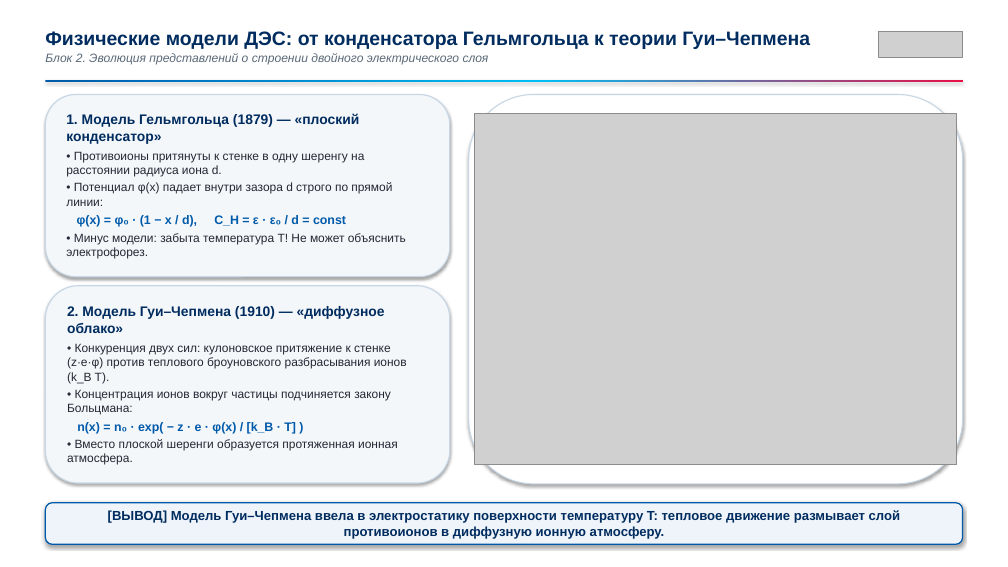
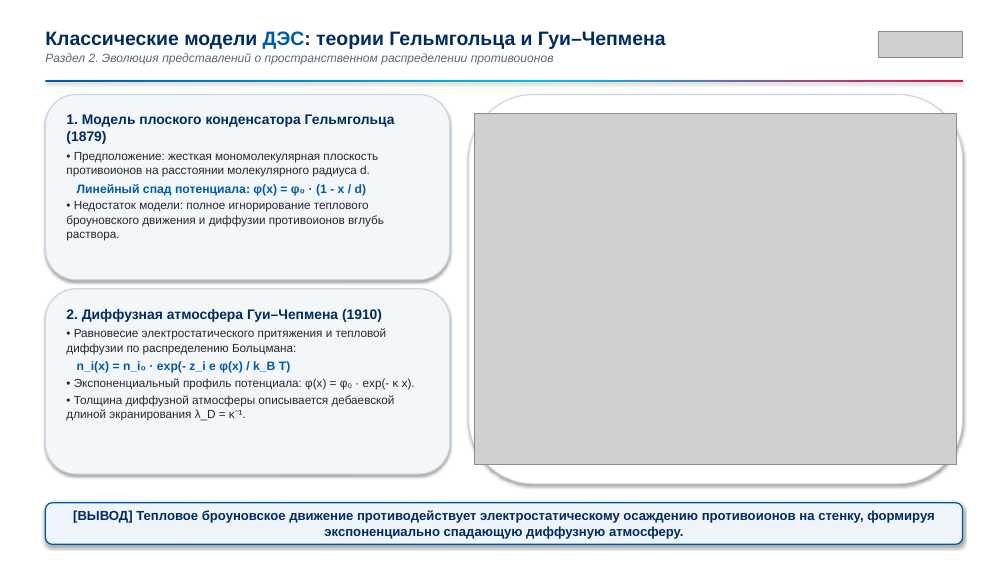
Before and after one commit to brattri3/nanophysics-course, a slide deck: slide 13 of course_materials/semester_4/lectures/lecture_03_colloids.pptx (slide 10 before the commit). Drawn at 1008x567 pixels with LibreOffice and Linux fonts; fonts in the diff are those of the drawing; grey boxes stand for pictures. Boxes give left, top, right and bottom in pixels: in the first picture for what was removed or moved away, otherwise in the second. Text is boxed around its words. In the diff, an @@ line names an element or a change of style, - is before the commit and + after.

```diff
--- a/course_materials/semester_4/lectures/lecture_03_colloids.pptx
+++ b/course_materials/semester_4/lectures/lecture_03_colloids.pptx
@@ text at (45,31,666,64): text changed; size 18.5 to 11.5 pt; text colour #002C5F to #5A6978; bold off; italic on @@
-Физические модели ДЭС: от конденсатора Гельмгольца к теории Гуи–Чепмена
-Блок 2. Эволюция представлений о строении двойного электрического слоя
+Классические модели ДЭС: теории Гельмгольца и Гуи–Чепмена
+Раздел 2. Эволюция представлений о пространственном распределении противоионов
@@ text in rounded rectangle at (66,114,395,241): text changed; size 11.4 to 11.2 pt @@
-1. Модель Гельмгольца (1879) — «плоский конденсатор»
-• Противоионы притянуты к стенке в одну шеренгу на расстоянии радиуса иона d.
-• Потенциал φ(x) падает внутри зазора d строго по прямой линии:
-φ(x) = φ₀ · (1 − x / d), C_H = ε · ε₀ / d = const
-• Минус модели: забыта температура T! Не может объяснить электрофорез.
+1. Модель плоского конденсатора Гельмгольца (1879)
+• Предположение: жесткая мономолекулярная плоскость противоионов на расстоянии молекулярного радиуса d.
+Линейный спад потенциала: φ(x) = φ₀ · (1 - x / d)
+• Недостаток модели: полное игнорирование теплового броуновского движения и диффузии противоионов вглубь раствора.
@@ rounded rectangle "2. Диффузная атмосфера Гуи–Чепмена (1910)": place and size @@
-rounded rectangle "2. Диффузная атмосфера Гуи–Чепмена (1910)" at (45,286,450,483)
+rounded rectangle "2. Диффузная атмосфера Гуи–Чепмена (1910)" at (45,289,450,474)
@@ text in rounded rectangle at (66,309,415,421): text changed; size 11.4 to 11.2 pt @@
-2. Модель Гуи–Чепмена (1910) — «диффузное облако»
-• Конкуренция двух сил: кулоновское притяжение к стенке (z·e·φ) против теплового броуновского разбрасывания ионов (k_B T).
-• Концентрация ионов вокруг частицы подчиняется закону Больцмана:
-n(x) = n₀ · exp( − z · e · φ(x) / [k_B · T] )
-• Вместо плоской шеренги образуется протяженная ионная атмосфера.
+2. Диффузная атмосфера Гуи–Чепмена (1910)
+• Равновесие электростатического притяжения и тепловой диффузии по распределению Больцмана:
+n_i(x) = n_i₀ · exp(- z_i e φ(x) / k_B T)
+• Экспоненциальный профиль потенциала: φ(x) = φ₀ · exp(- κ x).
+• Толщина диффузной атмосферы описывается дебаевской длиной экранирования λ_D = κ⁻¹.
@@ text in rounded rectangle at (73,510,934,539): text changed @@
-[ВЫВОД] Модель Гуи–Чепмена ввела в электростатику поверхности температуру T: тепловое движение размывает слой противоионов в диффузную ионную атмосферу.
+[ВЫВОД] Тепловое броуновское движение противодействует электростатическому осаждению противоионов на стенку, формируя экспоненциально спадающую диффузную атмосферу.
```
Also in this commit, not shown: 6 other slides changed, 19 slides added, 10 slides removed, 33 other files.
